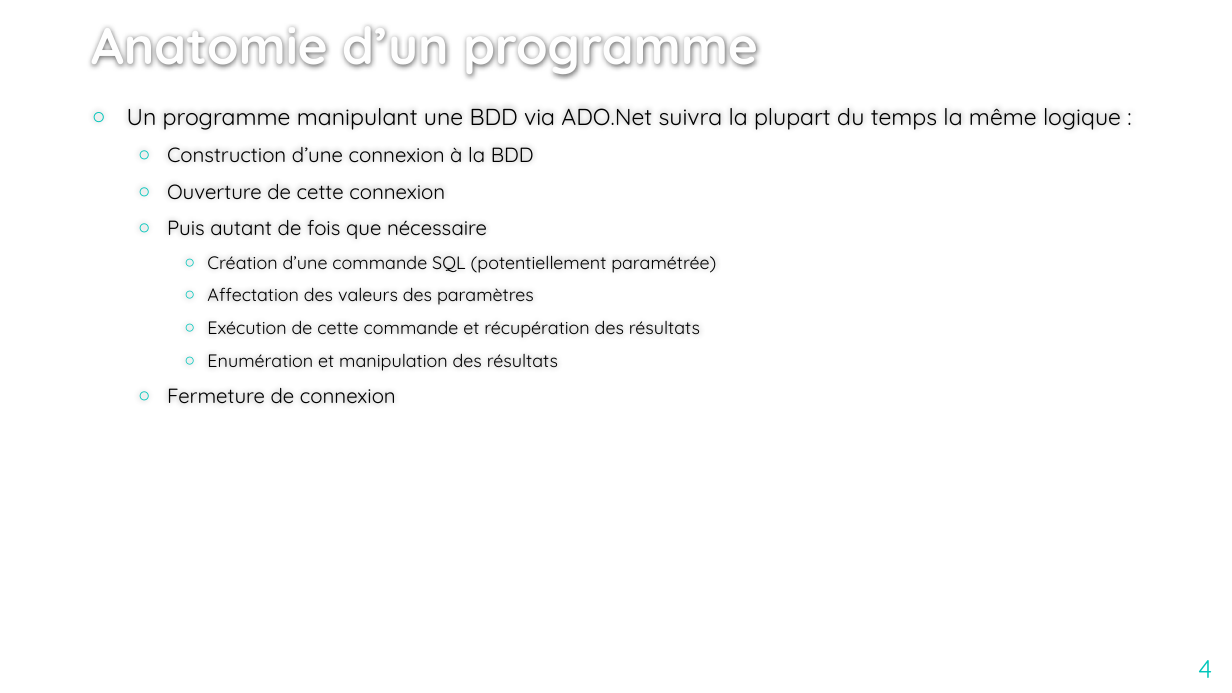
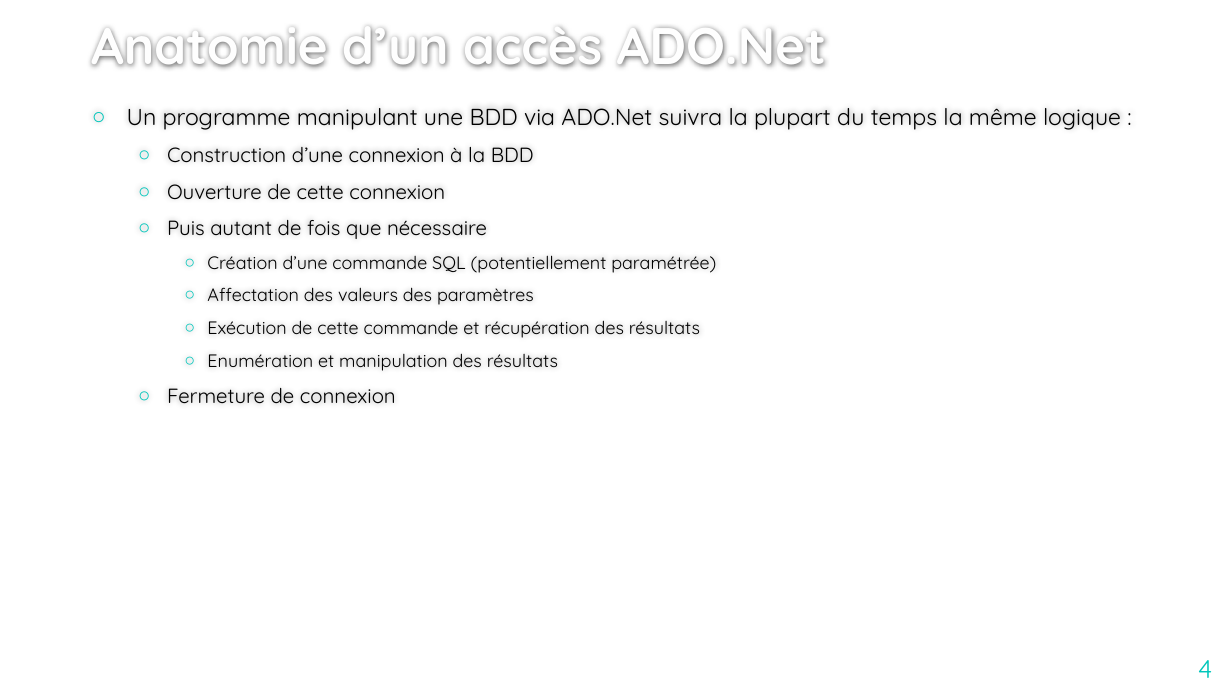
Before and after one commit to jcchalte/PresentationsCCI, a slide deck: slide 4 of SQL/SQL-ADO.Net.pptx. Drawn at 1232x693 pixels with LibreOffice and Linux fonts; fonts in the diff are those of the drawing; background and template pictures are left out. Boxes give left, top, right and bottom in pixels: in the first picture for what was removed or moved away, otherwise in the second. Text is boxed around its words. In the diff, an @@ line names an element or a change of style, - is before the commit and + after.

```diff
--- a/SQL/SQL-ADO.Net.pptx
+++ b/SQL/SQL-ADO.Net.pptx
@@ title at box(91, 27, 827, 68): text changed @@
-Anatomie d’un programme
+Anatomie d’un accès ADO.Net
```
Also in this commit, not shown: 1 slide added, 7 other files.
